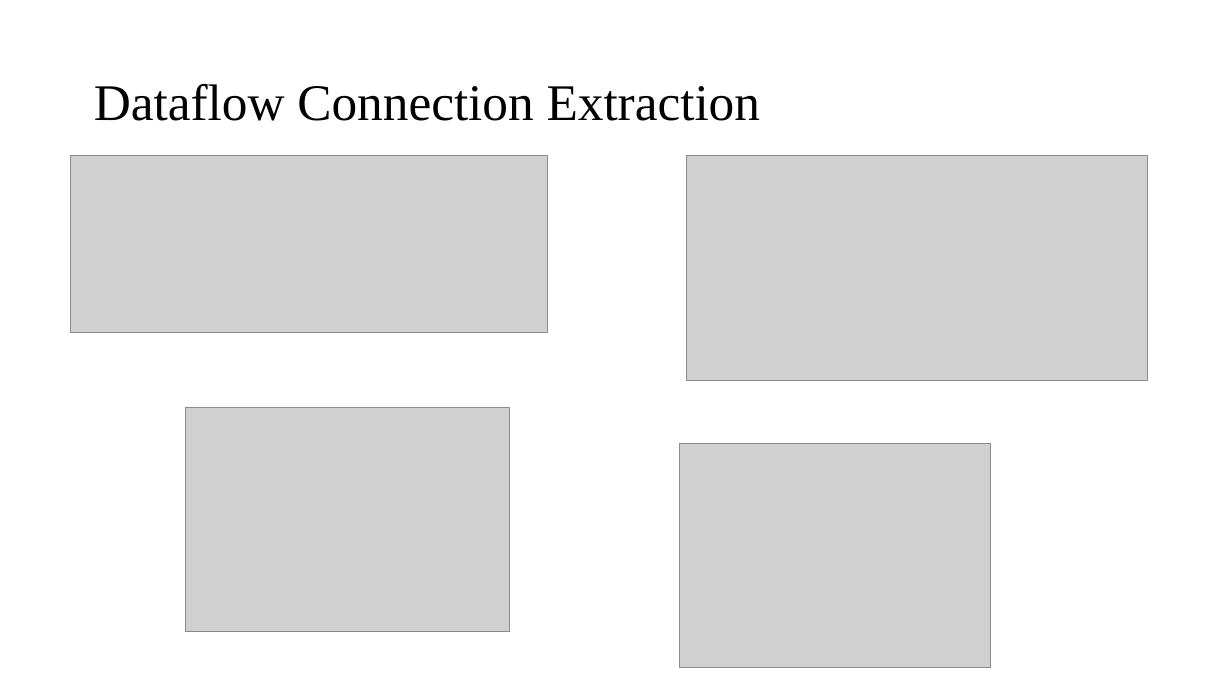
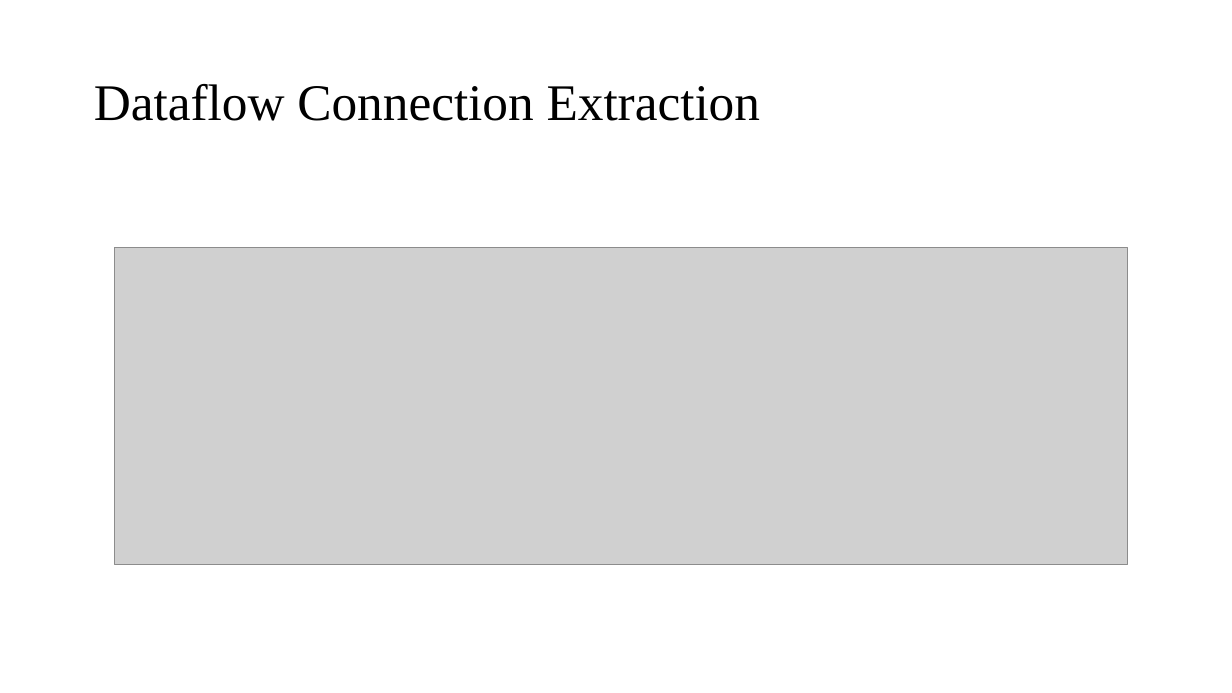
Before and after one commit to demon02130101/Lab, a slide deck: slide 11 of PPT/Standard Cell Do Matter.pptx (slide 8 before the commit). Drawn at 1232x693 pixels with LibreOffice and Linux fonts; fonts in the diff are those of the drawing; grey boxes stand for pictures. Boxes give left, top, right and bottom in pixels: in the first picture for what was removed or moved away, otherwise in the second. Text is boxed around its words. In the diff, an @@ line names an element or a change of style, - is before the commit and + after.

```diff
--- a/PPT/Standard Cell Do Matter.pptx
+++ b/PPT/Standard Cell Do Matter.pptx
@@ picture removed at box(70, 155, 547, 333) @@
@@ picture removed at box(687, 155, 1148, 381) @@
@@ picture added at box(115, 248, 1128, 565) @@
@@ picture removed at box(186, 408, 509, 631) @@
@@ picture removed at box(679, 444, 991, 668) @@
```
Also in this commit, not shown: 6 slides added, 2 slides removed, 2 other files.
